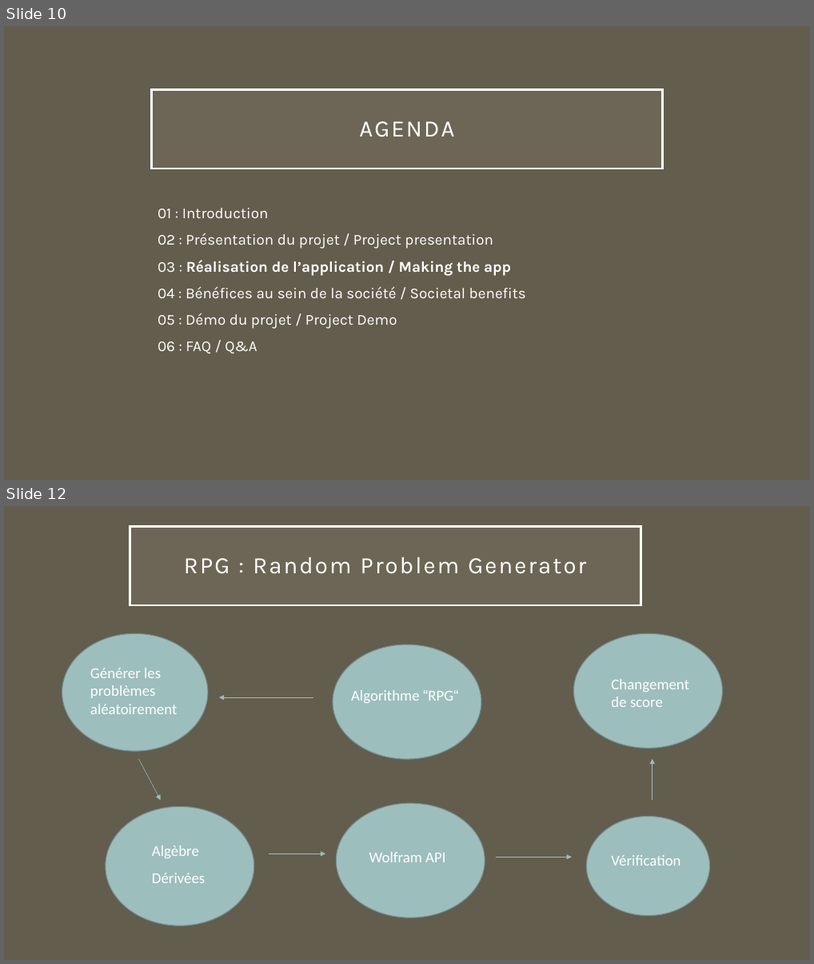
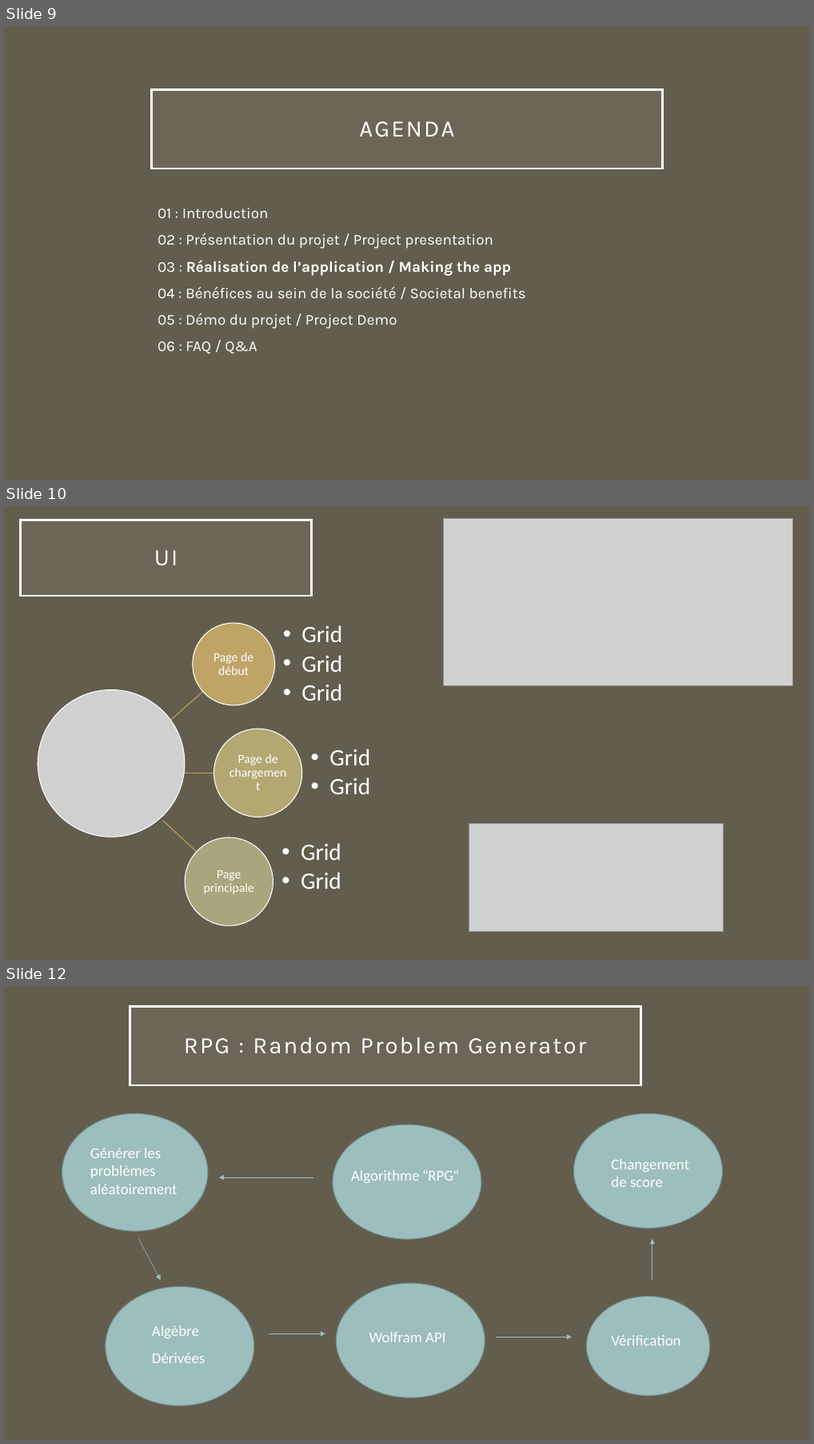
Before and after one commit to JSMarrocco/MMORPG_PolyHacks2023, a slide deck: Presentation/MMO RPG.pptx. Shown one above the other, each under a label of ours: slides 10 and 12 before the commit, slides 9, 10 and 12 after it; the slides between them are not shown. The pictures are 814x964 and 814x1444 pixels, drawn with LibreOffice and Linux fonts; fonts in the diff are those of the drawing; grey boxes stand for pictures. Boxes give left, top, right and bottom in pixels: in the first picture for what was removed or moved away, otherwise in the second. Text is boxed around its words. In the diff, an @@ line names an element or a change of style, - is before the commit and + after.

```diff
--- a/Presentation/MMO RPG.pptx
+++ b/Presentation/MMO RPG.pptx
@@ slide 10 added at [4, 506, 810, 960], background #635D4D @@
@@ title added at [20, 520, 312, 596], fill #A7A08E at 15% opacity, outline #FFFFFF 2.5 pt, 28 pt, text #FFFFFF @@
+UI
@@ picture added at [443, 519, 794, 686] @@
@@ picture added at [470, 824, 723, 932] @@
@@ group added at [38, 623, 370, 926]: 6 texts, 3 freeform shapes, 3 ellipses, 1 picture @@
+Page de début
+  • Grid
+  • Grid
+  • Grid
+Page de chargement
+  • Grid
+  • Grid
+Page principale
+  • Grid
+  • Grid
@@ what was slide 10 is now slide 9 @@
```
Also in this commit, not shown: 3 slides changed, 2 other slides added, 2 slides removed.
